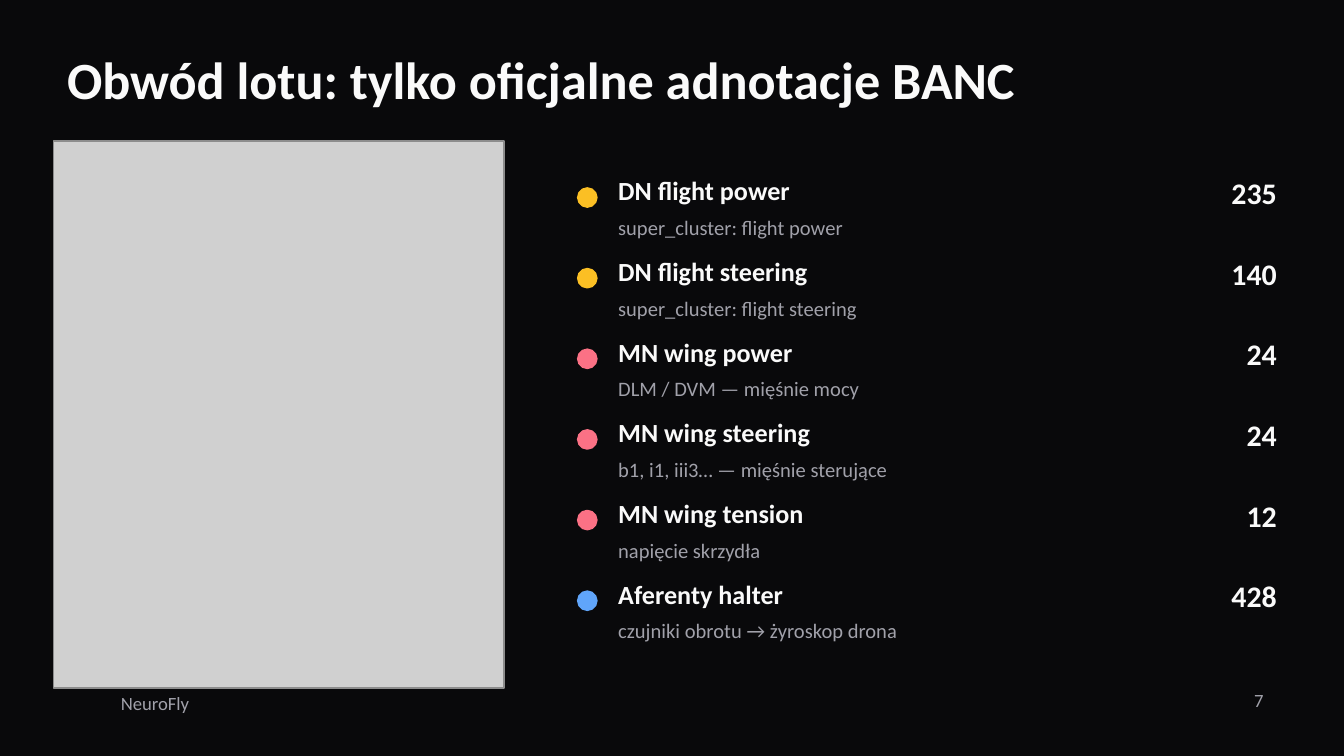
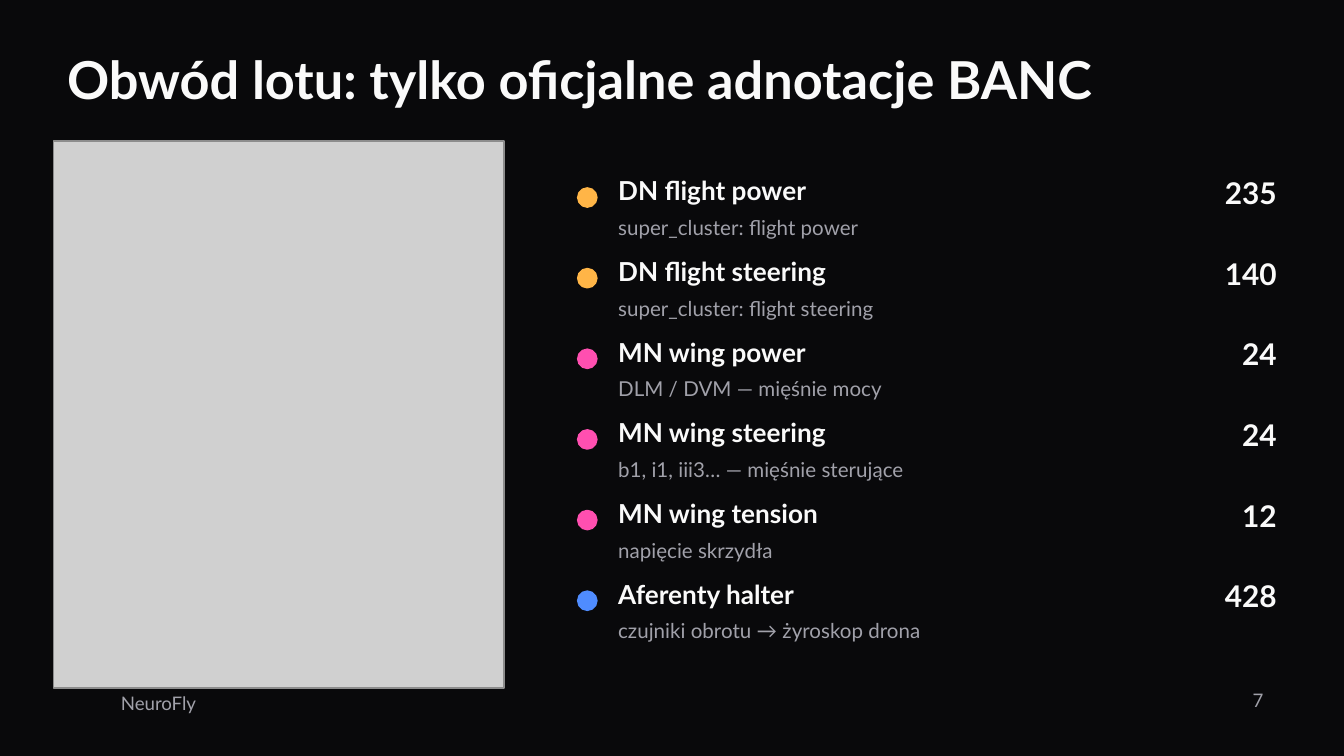
Before and after one commit to FalconDevX/neurofly, a slide deck: slide 7 of docs/prezentacja/NeuroFly.pptx. Drawn at 1344x756 pixels with LibreOffice and Linux fonts; fonts in the diff are those of the drawing; grey boxes stand for pictures; background and template pictures are left out. Boxes give left, top, right and bottom in pixels: in the first picture for what was removed or moved away, otherwise in the second. Text is boxed around its words. In the diff, an @@ line names an element or a change of style, - is before the commit and + after.

```diff
--- a/docs/prezentacja/NeuroFly.pptx
+++ b/docs/prezentacja/NeuroFly.pptx
@@ ellipse at <box>578,188,597,207</box>: fill #FBBF24 to #FFB547; outline #FBBF24 1 pt to #FFB547 1 pt @@
@@ ellipse at <box>578,269,597,288</box>: fill #FBBF24 to #FFB547; outline #FBBF24 1 pt to #FFB547 1 pt @@
@@ fill #FB7185 to #FF4FB0; outline #FB7185 1 pt to #FF4FB0 1 pt in 3 elements at <box>578,349,597,368</box>, <box>578,430,597,449</box>, <box>578,511,597,530</box> @@
@@ ellipse at <box>578,591,597,610</box>: fill #60A5FA to #4F8CFF; outline #60A5FA 1 pt to #4F8CFF 1 pt @@
@@ font Calibri to Lato in 21 elements at <box>67,60,1092,109</box>, <box>618,180,806,205</box>, <box>618,220,858,239</box>, <box>1225,182,1277,205</box>, <box>618,261,826,286</box>, <box>618,301,874,320</box>, <box>1225,263,1277,286</box>, <box>618,342,806,366</box>, <box>618,381,882,400</box>, <box>1242,343,1277,365</box>, <box>618,422,826,447</box>, <box>618,462,904,481</box>, <box>1242,424,1277,446</box>, <box>618,503,818,528</box>, <box>618,543,773,562</box>, <box>1242,505,1277,527</box>, <box>618,584,794,608</box>, <box>618,623,920,642</box>, <box>1225,585,1277,608</box>, <box>1253,693,1264,707</box>, <box>121,696,196,713</box> @@
```
Also in this commit, not shown: 14 other slides changed, 5 other files.
